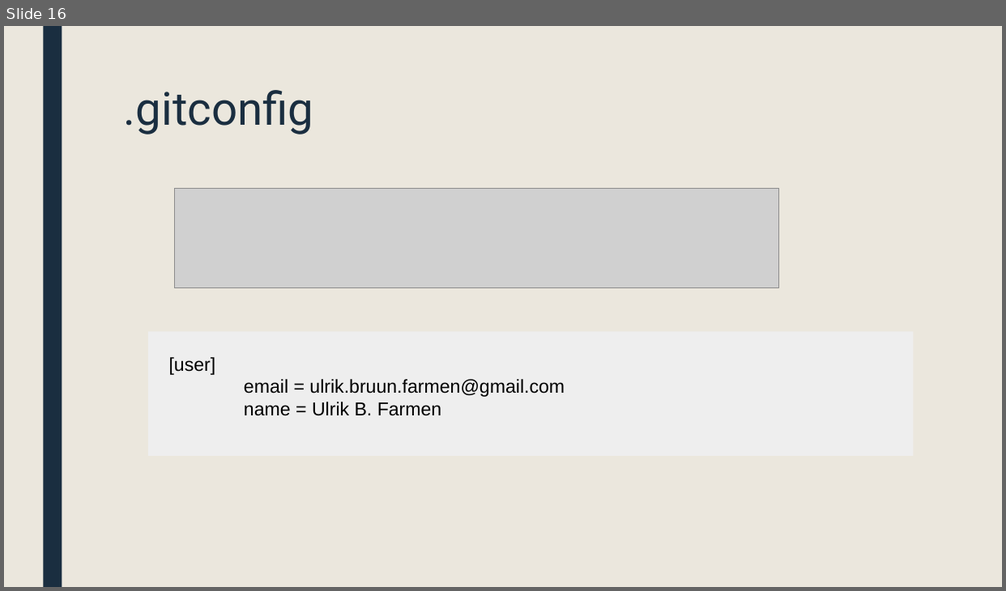
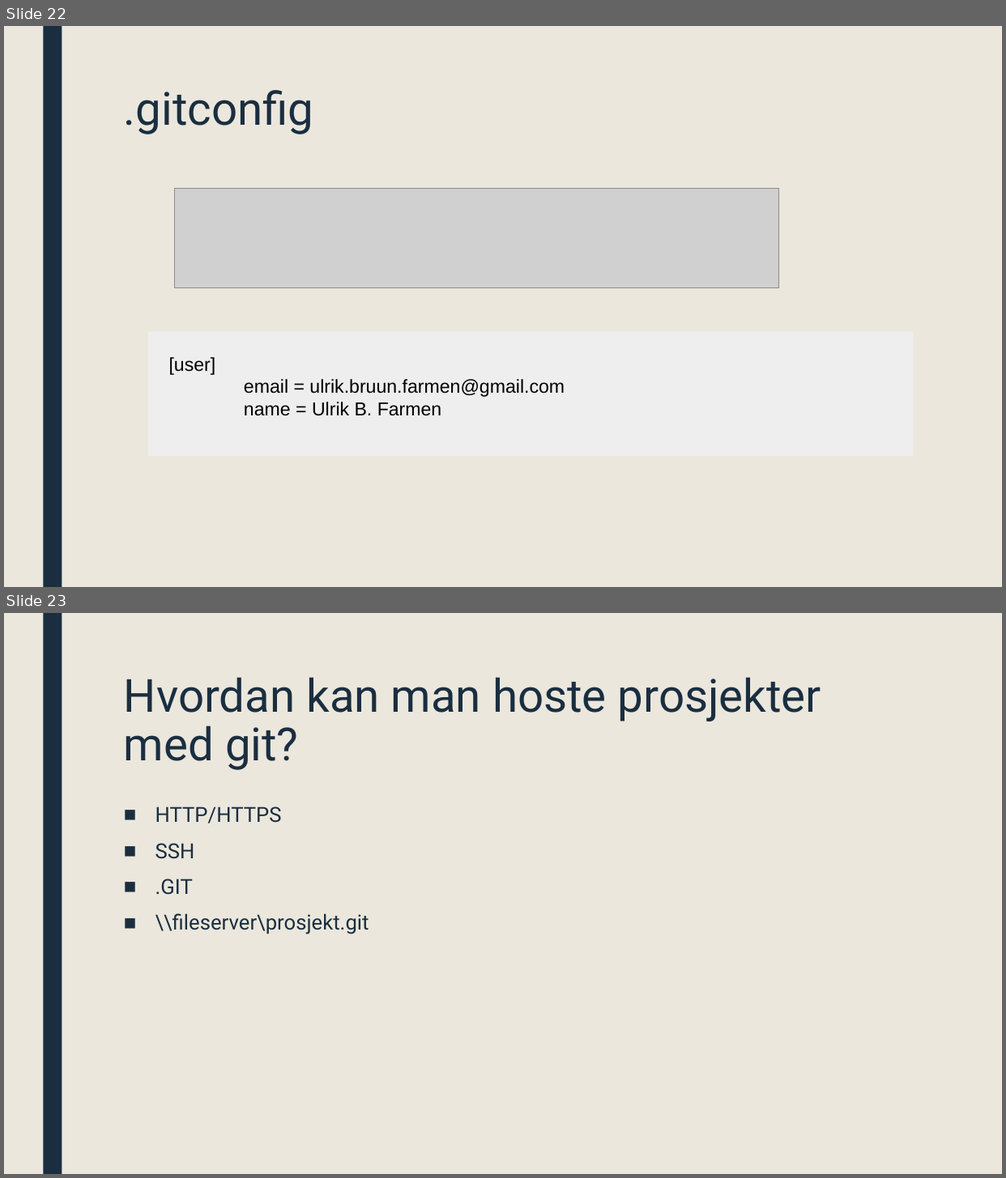
Before and after one commit to ufarm/sommer2016, a slide deck: GIT.pptx. Shown one above the other, each under a label of ours: slide 16 before the commit, slides 22 and 23 after it. The pictures are 1006x591 and 1006x1178 pixels, drawn with LibreOffice and Linux fonts; fonts in the diff are those of the drawing; grey boxes stand for pictures. Boxes give left, top, right and bottom in pixels: in the first picture for what was removed or moved away, otherwise in the second. Text is boxed around its words. In the diff, an @@ line names an element or a change of style, - is before the commit and + after.

```diff
--- a/GIT.pptx
+++ b/GIT.pptx
@@ slide 23 added at [4, 613, 1002, 1174], background #EBE7DD; not listed: 1 template element that a slide beside it also shows @@
@@ title added at [124, 677, 821, 770], 44 pt, text #1A2E40 @@
+Hvordan kan man hoste prosjekter med git?
@@ text added at [155, 807, 369, 935], 20 pt, text #1A2E40 @@
+■ HTTP/HTTPS
+■ SSH
+■ .GIT
+■ \\fileserver\prosjekt.git
@@ what was slide 16 is now slide 22 @@
```
Also in this commit, not shown: 5 slides changed, 7 other slides added, 1 slide removed.
